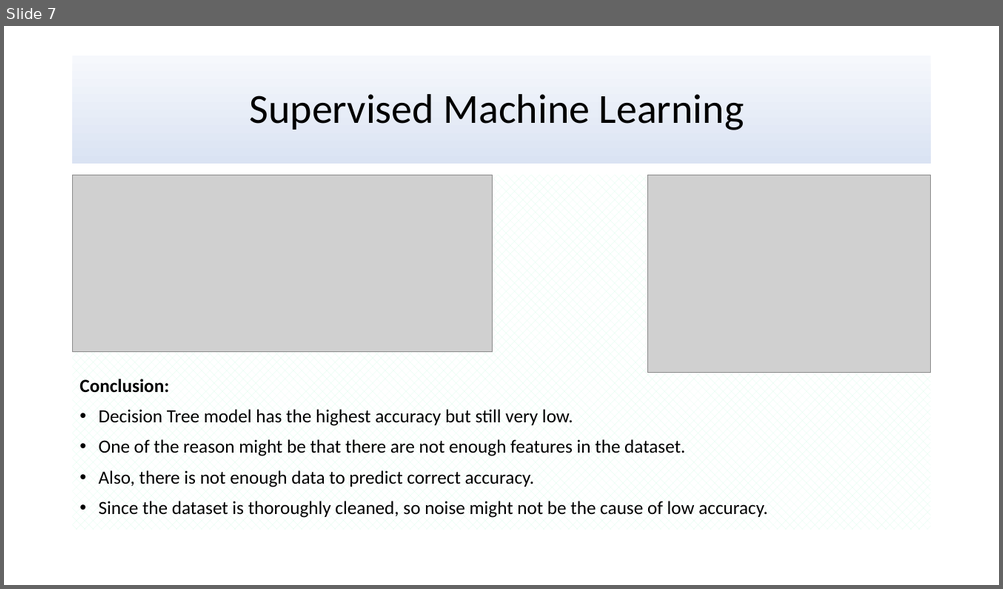
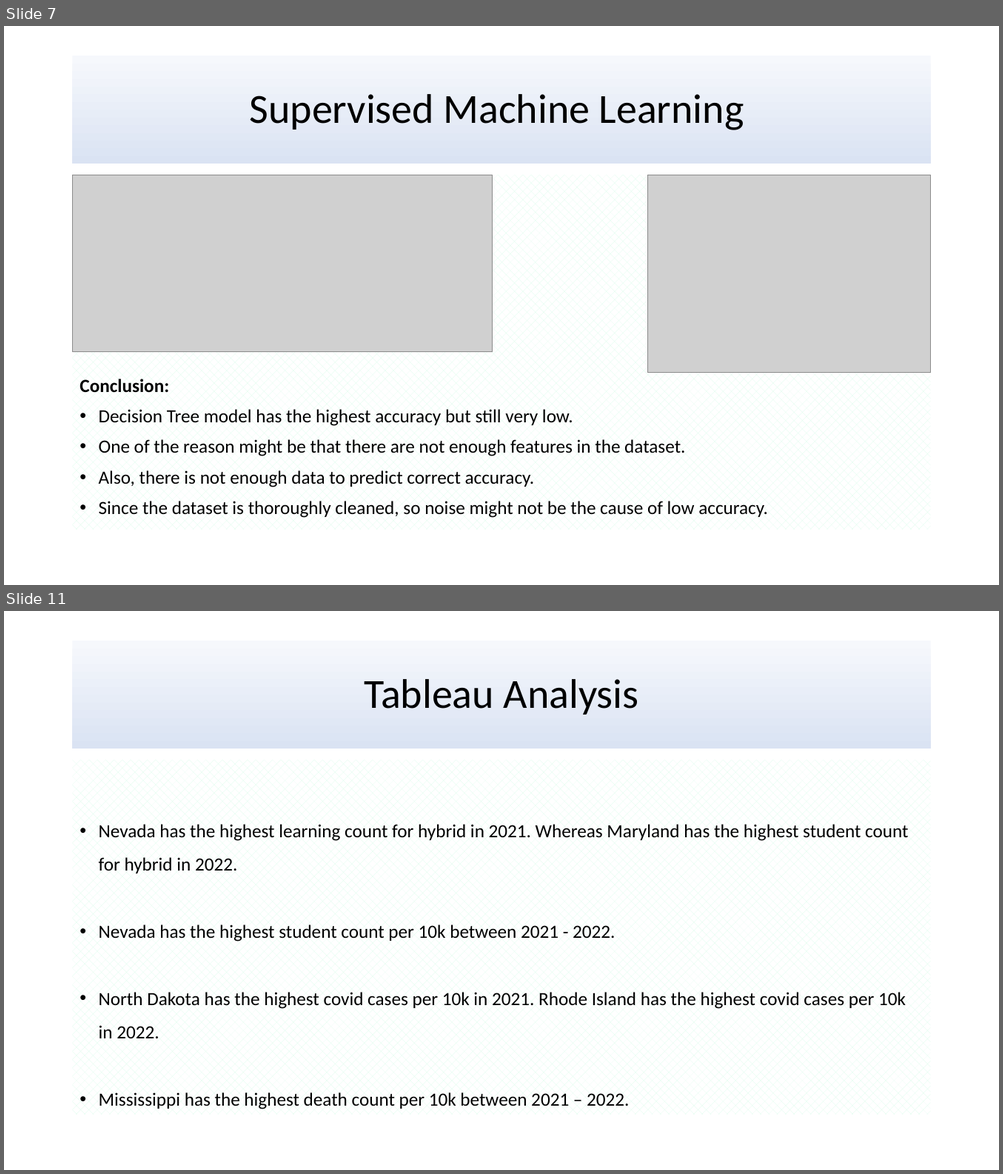
Before and after one commit to uzmabb182/Data602_Assignments, a slide deck: Final_Project_Data_602/Presentation_Data_602.pptx. Shown one above the other, each under a label of ours: slide 7 before the commit, slides 7 and 11 after it; the slides between them are not shown. The pictures are 1003x589 and 1003x1174 pixels, drawn with LibreOffice and Linux fonts; fonts in the diff are those of the drawing; grey boxes stand for pictures. Boxes give left, top, right and bottom in pixels: in the first picture for what was removed or moved away, otherwise in the second. Text is boxed around its words. In the diff, an @@ line names an element or a change of style, - is before the commit and + after.

```diff
--- a/Final_Project_Data_602/Presentation_Data_602.pptx
+++ b/Final_Project_Data_602/Presentation_Data_602.pptx
@@ slide 11 added at (4,611,999,1170), background #FFFFFF @@
@@ title added at (73,641,930,749), fill gradient #F6F8FC to #DAE3F3 to #ABC0E4 to #C7D5ED, 40 pt, text #000000 @@
+Tableau Analysis
@@ text added at (99,824,908,1110), 18 pt, text #000000 @@
+• Nevada has the highest learning count for hybrid in 2021. Whereas Maryland has the highest student count for hybrid in 2022.
+• Nevada has the highest student count per 10k between 2021 - 2022.
+• North Dakota has the highest covid cases per 10k in 2021. Rhode Island has the highest covid cases per 10k in 2022.
+• Mississippi has the highest death count per 10k between 2021 – 2022.
```
Also in this commit, not shown: 4 slides changed, 2 other slides added, 1 slide removed, 2 other files.
